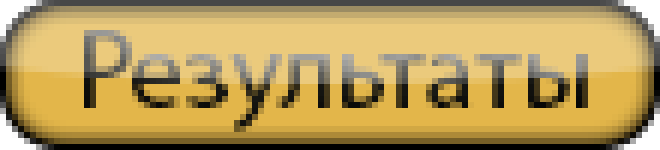
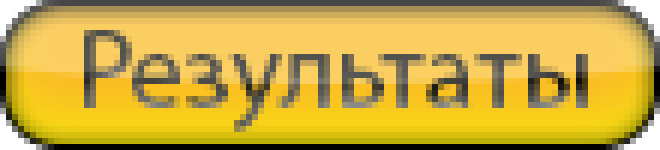
Layer changes from the first 660px x 150px image to the second:
pixels changed over [6, 6, 654, 144] (layer not identified)
